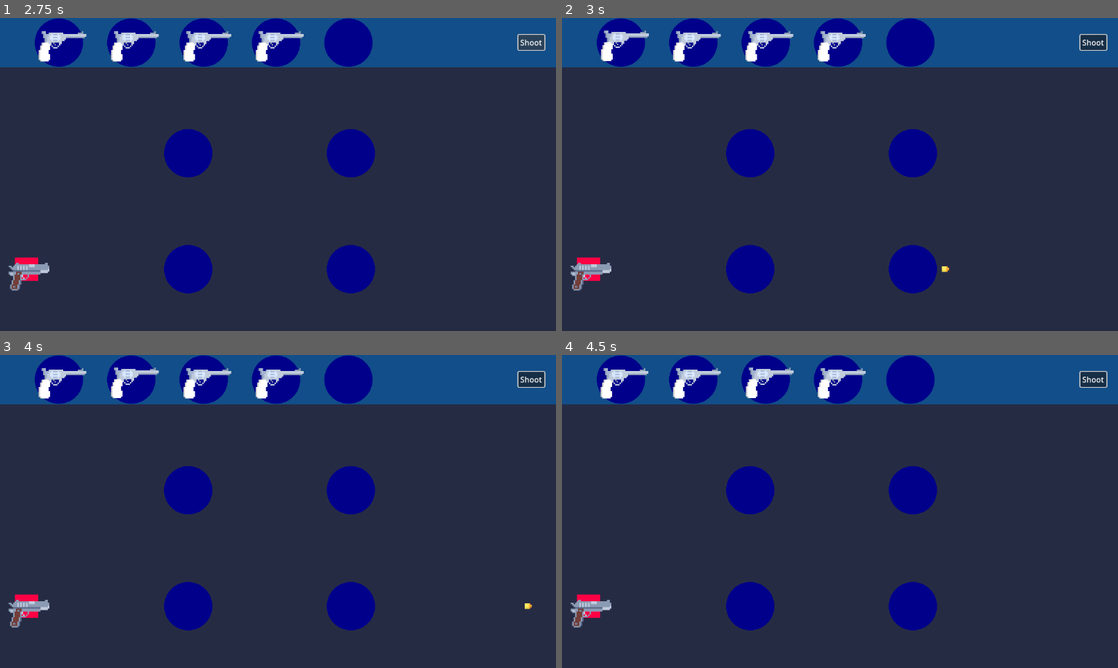
Above: before the commit, frames 1-4 (two rows, left to right).
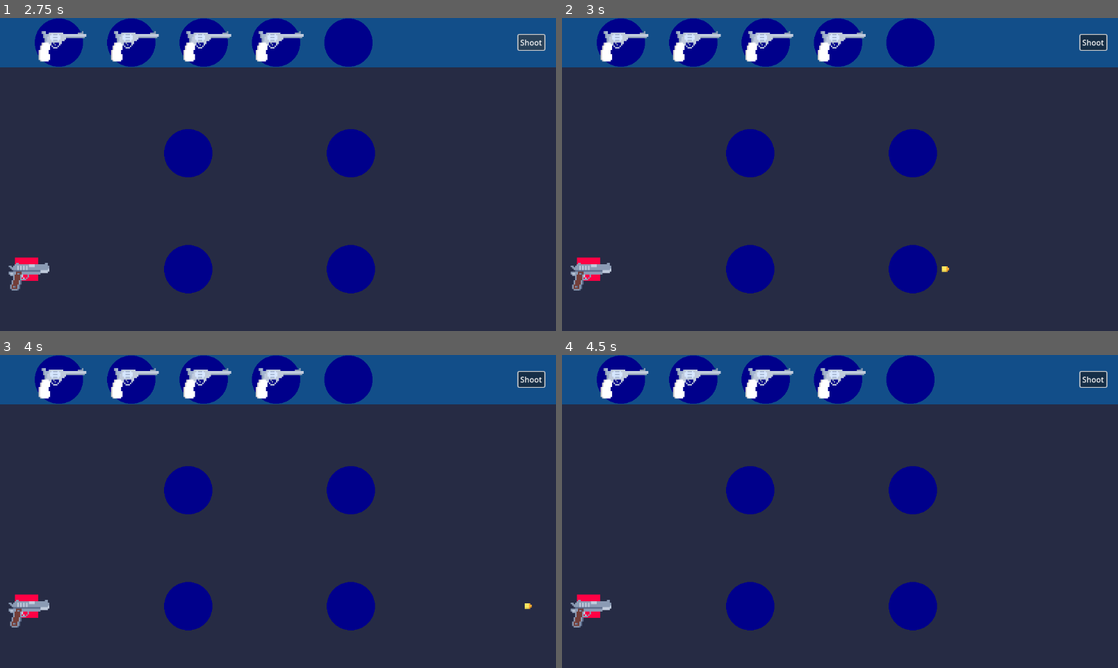
Above: after the commit, the same moments.

Repository: AmarHadj/shoot-your-way-out
Game: Godot game, scene res://Scenes/Level 1.tscn
Two runs of this game, one before a commit and one after it. Both use one fixed random seed, a clock stepped at 60 frames per second and the inputs below.
Inputs (mouse positions are in pixels of both pictures, inside the frame that each line leads up to):
- Up to frame 1 (2.75 s): click "Shoot" at 0.5 s; click "Shoot" at 1.25 s; click "Shoot" at 2 s
- Up to frame 2 (3 s): tap Enter at 2.75 s; move the mouse to (623, 43) at 2.77 s; click (623, 43) at 2.85 s
- Up to frame 3 (4 s): right-click (61, 380) at 3.05 s; tap Space at 3.5 s; move the mouse to (133, 380) at 3.52 s; right-click (133, 380) at 3.6 s; click (133, 380) at 3.8 s
- Up to frame 4 (4.5 s): move the mouse to (767, 380) at 4.27 s; click (767, 380) at 4.35 s

Frame 1 is identical in both runs. In frame 2, 0.1% of the frame differs, in the area x 6-16%, y 4-14%; in frame 3, less than 0.1%; in frame 4, 0.1%, in the area x 33-42%, y 4-14%.

Commit message:
implemented bullet behaviour

Diff:
--- a/Assets/Bullet.tscn
+++ b/Assets/Bullet.tscn
@@ -21,3 +21,5 @@
 
 [node name="Bullet" type="Sprite2D" parent="."]
 texture = ExtResource("1_kce5k")
+
+[connection signal="area_entered" from="Area2D" to="." method="_on_area_2d_area_entered"]
--- a/Assets/Bullet_test.tscn
+++ /dev/null
@@ -1,26 +0,0 @@
-[gd_scene load_steps=5 format=3 uid="uid://dq2k85e07j4p7"]
-
-[ext_resource type="Script" path="res://scripts/bullet.gd" id="1_0v6cr"]
-[ext_resource type="Texture2D" uid="uid://dtac2sfekejy8" path="res://Art/bullet.png" id="1_kce5k"]
-
-[sub_resource type="RectangleShape2D" id="RectangleShape2D_g27gl"]
-size = Vector2(20, 10)
-
-[sub_resource type="RectangleShape2D" id="RectangleShape2D_3jd3e"]
-
-[node name="Bullet" type="Node2D"]
-
-[node name="CharacterBody2D" type="CharacterBody2D" parent="."]
-motion_mode = 1
-script = ExtResource("1_0v6cr")
-
-[node name="CollisionShape2D" type="CollisionShape2D" parent="CharacterBody2D"]
-shape = SubResource("RectangleShape2D_g27gl")
-
-[node name="Area2D" type="Area2D" parent="CharacterBody2D"]
-
-[node name="CollisionShape2D" type="CollisionShape2D" parent="CharacterBody2D/Area2D"]
-shape = SubResource("RectangleShape2D_3jd3e")
-
-[node name="Bullet" type="Sprite2D" parent="."]
-texture = ExtResource("1_kce5k")
--- a/Assets/Revolver.tscn
+++ b/Assets/Revolver.tscn
@@ -18,6 +18,9 @@
 "speed": 5.0
 }]
 
+[sub_resource type="CircleShape2D" id="CircleShape2D_cy3iy"]
+radius = 8.0
+
 [sub_resource type="CircleShape2D" id="CircleShape2D_m8n7j"]
 radius = 9.87935
 
@@ -28,11 +31,16 @@
 [node name="AnimatedSprite2D" type="AnimatedSprite2D" parent="."]
 sprite_frames = SubResource("SpriteFrames_u2s54")
 
-[node name="Area2D" type="Area2D" parent="AnimatedSprite2D"]
+[node name="shoot_area" type="Area2D" parent="AnimatedSprite2D"]
 
-[node name="CollisionShape2D" type="CollisionShape2D" parent="AnimatedSprite2D/Area2D"]
+[node name="CollisionShape2D" type="CollisionShape2D" parent="AnimatedSprite2D/shoot_area"]
+shape = SubResource("CircleShape2D_cy3iy")
+
+[node name="picked_area" type="Area2D" parent="AnimatedSprite2D"]
+
+[node name="CollisionShape2D" type="CollisionShape2D" parent="AnimatedSprite2D/picked_area"]
 position = Vector2(2, -2)
 scale = Vector2(5.925, 5.925)
 shape = SubResource("CircleShape2D_m8n7j")
 
-[connection signal="input_event" from="AnimatedSprite2D/Area2D" to="." method="_on_area_2d_input_event"]
+[connection signal="input_event" from="AnimatedSprite2D/picked_area" to="." method="_on_area_2d_input_event"]
--- a/project.godot
+++ b/project.godot
@@ -30,6 +30,11 @@
 "events": [Object(InputEventMouseButton,"resource_local_to_scene":false,"resource_name":"","device":-1,"window_id":0,"a …(253 unchanged characters)…
 ]
 }
+rotate={
+"deadzone": 0.5,
+"events": [Object(InputEventMouseButton,"resource_local_to_scene":false,"resource_name":"","device":-1,"window_id":0,"alt_pressed":false,"shift_pressed":false,"ctrl_pressed":false,"meta_pressed":false,"button_mask":0,"position":Vector2(0, 0),"global_position":Vector2(0, 0),"factor":1.0,"button_index":2,"canceled":false,"pressed":false,"double_click":false,"script":null)
+]
+}
 
 [rendering]
 
--- a/scripts/bullet.gd
+++ b/scripts/bullet.gd
@@ -2,10 +2,35 @@
 
 
 const SPEED = 300.0
+var x_movment = SPEED
+var y_movment = 0
+
 
 
 func _physics_process(delta):
 
 	if Observer.shootingPhase:
-		velocity.x = SPEED
+		velocity.x = x_movment
+		velocity.y = y_movment
 		move_and_slide()
+
+
+func _on_area_2d_area_entered(area: Area2D):
+	if area.name == "shoot_area" :
+		var gun_rotation = area.get_parent().get_parent().get_rotation_applied()
+		self.set_rotation_degrees(gun_rotation)
+		if gun_rotation == 0 :
+			x_movment = SPEED
+			y_movment = 0
+
+		if gun_rotation == 270 :
+			y_movment = -SPEED
+			x_movment = 0
+
+		if gun_rotation == 90 :
+			y_movment = SPEED
+			x_movment = 0
+
+		if gun_rotation == 180 :
+			x_movment = -SPEED
+			y_movment = 0
--- a/scripts/revolver.gd
+++ b/scripts/revolver.gd
@@ -5,6 +5,9 @@
 var rest_point
 var is_placed
 var new_position = -1
+var is_rotating
+var rotation_angle = 90
+var rotation_applied = 0
 
 
 # Called when the node enters the scene tree for the first time.
@@ -16,30 +19,40 @@
 
 
 func _on_area_2d_input_event(viewport: Node, event: InputEvent, shape_idx: int) -> void:
-	if Input.is_action_just_pressed("click"):
-		selected = true
+
+	if !Observer.shootingPhase:
+		if Input.is_action_just_pressed("click"):
+			selected = true
+		if Input.is_action_just_pressed("rotate"):
+			rotation_applied = rotation_applied + rotation_angle
+			self.set_rotation_degrees(rotation_applied)
+			if rotation_applied == 360:
+				rotation_applied = 0
 
 func _physics_process(delta):
-	if selected:
-		global_position=lerp(global_position, get_global_mouse_position(), 25*delta)
-		is_placed = false
-		if new_position >= 0:
-			if Observer.weapon_slots[new_position].get_has_weapon():
-				Observer.weapon_slots[new_position].set_has_weapon(false)
-				print(Observer.weapon_slots[new_position].get_has_weapon())
-	else :
-		if !is_placed :
-			place_gun()
-		if is_placed :
-			global_position = lerp(global_position, Observer.weapon_slots[new_position].global_position, 10* delta)
+	if !Observer.shootingPhase:
+		if selected:
+			global_position=lerp(global_position, get_global_mouse_position(), 25*delta)
+			is_placed = false
+			if new_position >= 0:
+				if Observer.weapon_slots[new_position].get_has_weapon():
+					Observer.weapon_slots[new_position].set_has_weapon(false)
 		else :
-			global_position = lerp(global_position, rest_point.global_position, 10* delta)
-			new_position = -1
+			if !is_placed :
+				place_gun()
+			if is_placed :
+				global_position = lerp(global_position, Observer.weapon_slots[new_position].global_position, 10* delta)
+			else :
+				global_position = lerp(global_position, rest_point.global_position, 10* delta)
+				new_position = -1
 
 func _input(event):
 	if event is InputEventMouseButton:
 		if event.button_index == MOUSE_BUTTON_LEFT and not event.pressed:
 			selected = false
+
+		if event.button_index == MOUSE_BUTTON_RIGHT and not event.pressed:
+			is_rotating = false
 
 func set_rest_point(rest_point_choosed : Marker2D):
 	rest_point = rest_point_choosed
@@ -51,3 +64,6 @@
 			Observer.weapon_slots[i].set_has_weapon(true)
 			new_position = i
 			break
+
+func get_rotation_applied():
+	return rotation_applied
Not shown: 1 places in Assets/Revolver.tscn that only renumber resources
